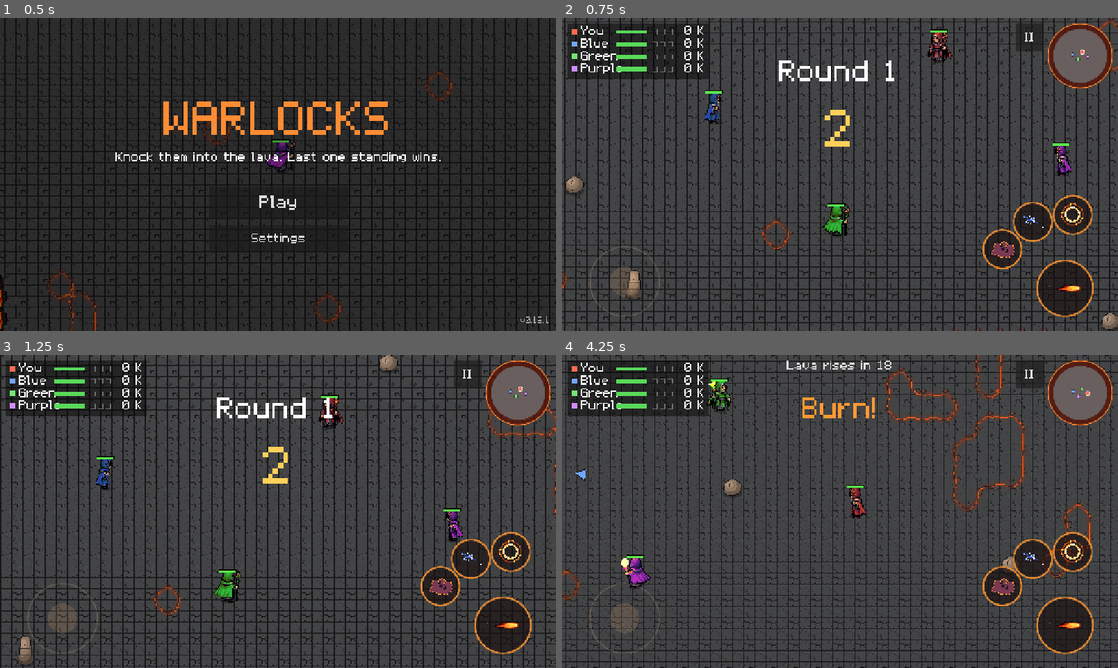
Above: before the commit, frames 1-4 (two rows, left to right).
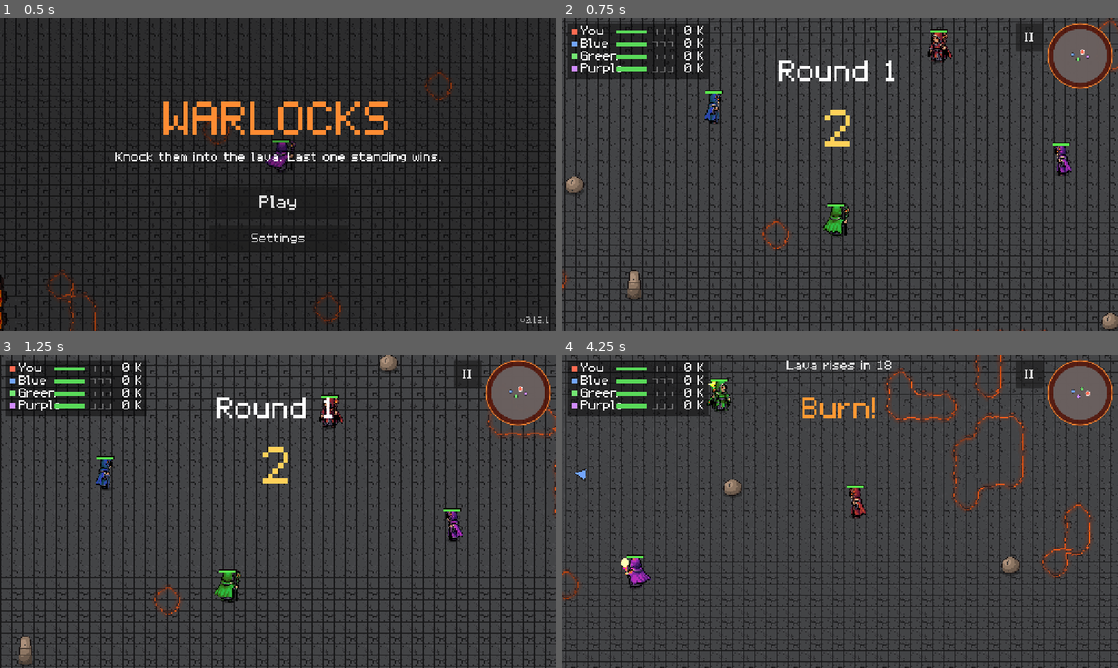
Above: after the commit, the same moments.

Repository: MariosToump/warlocks_on_android
Game: Godot game, scene res://scenes/game.tscn
Two runs of this game, one before a commit and one after it. Both use one fixed random seed, a clock stepped at 60 frames per second and the inputs below.
Inputs (mouse positions are in pixels of both pictures, inside the frame that each line leads up to):
- Up to frame 1 (0.5 s): no input
- Up to frame 2 (0.75 s): click "Play" at 0.5 s
- Up to frame 3 (1.25 s): no input
- Up to frame 4 (4.25 s): click "II" at 1.25 s; click "Restart match" at 2 s; tap Enter at 2.75 s; move the mouse to (962, 495) at 2.77 s; hold D (move_right) 2.78-3.5 s; hold A (attack) 2.78-3.5 s; click (962, 495) at 2.92 s; tap Space at 3.5 s; drag from (728, 527) to (812, 574) at 3.52 s

Frame 1 is identical in both runs. In frame 2, 3.4% of the frame differs, in the area x 5-96%, y 56-96%; in frame 3, 3.5%; in frame 4, 3.7%.

Commit message:
PC: Platform helper, touch layer off on PC
Co-Authored-By: Claude Opus 5.5 <noreply@anthropic.com>

Diff:
--- a/scripts/game.gd
+++ b/scripts/game.gd
@@ -118,9 +118,14 @@
 var _title_watch_left := 0.0
 var _player_layer := 0
 var _player_mask := 0
+## False on PC (keyboard + mouse): the touch layer is off (Platform.touch()).
+var touch_mode := true
 
 
 func _ready() -> void:
+	Platform.apply()
+	touch_mode = Platform.touch()
+	touch.enabled = touch_mode
 	if apply_settings:
 		GameSettings.ensure_loaded()
 		follow_zoom = GameSettings.zoom_value()
@@ -261,7 +266,7 @@
 ## Play: the player joins, a new match starts.
 func start_from_title() -> void:
 	title_menu.visible = false
-	touch.visible = true
+	touch.visible = touch_mode
 	_park_player(false)
 	round_hud.visible = true
 	minimap.visible = true
--- /dev/null
+++ b/scripts/platform.gd
@@ -0,0 +1,20 @@
+class_name Platform
+extends RefCounted
+## Touch (phone) or PC (keyboard + mouse), decided once for the whole game.
+## PC unless running on a phone; `--touch` after `--` on the command line
+## forces the touch layer on a desktop (testing). Tests set `forced`.
+
+enum Mode { AUTO, TOUCH, PC }
+
+static var forced := Mode.AUTO
+
+
+static func touch() -> bool:
+	if forced != Mode.AUTO:
+		return forced == Mode.TOUCH
+	return OS.has_feature("mobile") or "--touch" in OS.get_cmdline_user_args()
+
+
+## On PC the mouse must not pretend to be a finger.
+static func apply() -> void:
+	Input.emulate_touch_from_mouse = touch()
--- a/scripts/touch_controls.gd
+++ b/scripts/touch_controls.gd
@@ -52,6 +52,13 @@
 ## True between rounds (countdown, results): no moving or casting, and
 ## new touches pass through to the HUD (e.g. the Play again button).
 var locked := false
+## False on PC: no touch input, nothing drawn, hidden (game.gd sets it).
+var enabled := true:
+	set(v):
+		enabled = v
+		if not v:
+			visible = false
+			release_all()
 ## Touchpad movement instead of the joystick (GameSettings.move_mode).
 var touchpad := false
 ## While the player is a ghost: the attack button haunts, spells are hidden.
@@ -126,7 +133,7 @@
 # --- input ------------------------------------------------------------------
 
 func _input(event: InputEvent) -> void:
-	if wizard == null:
+	if wizard == null or not enabled:
 		return
 	if event is InputEventScreenTouch:
 		var t := event as InputEventScreenTouch
@@ -390,7 +397,7 @@
 
 
 func _draw() -> void:
-	if wizard == null:
+	if wizard == null or not enabled:
 		return
 	# Joystick (a faint hint where it usually sits when not touched).
 	if touchpad:
--- a/tools/test_ai.gd
+++ b/tools/test_ai.gd
@@ -26,6 +26,7 @@
 
 
 func _init() -> void:
+	Platform.forced = Platform.Mode.TOUCH # touch-layer test
 	game = load("res://scenes/game.tscn").instantiate()
 	game.bot_ai = false
 	game.shrink_arena = false
--- a/tools/test_arena.gd
+++ b/tools/test_arena.gd
@@ -9,6 +9,7 @@
 
 
 func _init() -> void:
+	Platform.forced = Platform.Mode.TOUCH # touch-layer test
 	game = load("res://scenes/game.tscn").instantiate()
 	game.bot_ai = false
 	game.shrink_arena = false
--- a/tools/test_dark_mirror.gd
+++ b/tools/test_dark_mirror.gd
@@ -18,6 +18,7 @@
 
 
 func _init() -> void:
+	Platform.forced = Platform.Mode.TOUCH # touch-layer test
 	game = load("res://scenes/game.tscn").instantiate()
 	game.bot_ai = false
 	game.shrink_arena = false
--- a/tools/test_ghost.gd
+++ b/tools/test_ghost.gd
@@ -14,6 +14,7 @@
 
 
 func _init() -> void:
+	Platform.forced = Platform.Mode.TOUCH # touch-layer test
 	game = load("res://scenes/game.tscn").instantiate()
 	game.bot_ai = false
 	game.apply_settings = false
--- a/tools/test_hud_v07.gd
+++ b/tools/test_hud_v07.gd
@@ -13,6 +13,7 @@
 
 
 func _init() -> void:
+	Platform.forced = Platform.Mode.TOUCH # touch-layer test
 	game = load("res://scenes/game.tscn").instantiate()
 	game.bot_ai = false
 	game.shrink_arena = false
--- a/tools/test_new_spells.gd
+++ b/tools/test_new_spells.gd
@@ -22,6 +22,7 @@
 
 
 func _init() -> void:
+	Platform.forced = Platform.Mode.TOUCH # touch-layer test
 	game = load("res://scenes/game.tscn").instantiate()
 	game.bot_ai = false
 	game.shrink_arena = false
--- /dev/null
+++ b/tools/test_pc.gd
@@ -0,0 +1,55 @@
+extends SceneTree
+## PC build (2026-11-28): no touch layer, keyboard + mouse, the WC3-style bar.
+##   godot --path . -s tools/test_pc.gd   (windowed: the bar layout needs a window)
+
+var game: Node
+var player: Wizard
+var failures := 0
+
+
+func _init() -> void:
+	Platform.forced = Platform.Mode.PC
+	game = load("res://scenes/game.tscn").instantiate()
+	game.bot_ai = false
+	game.apply_settings = false
+	game.title_screen = false
+	game.shrink_arena = false
+	game.countdown_time = 0.3
+	game.round_over_time = 0.3
+	game.shop_time = 0.02
+	game.spectate_delay = 0.3
+	root.add_child(game)
+	_run.call_deferred()
+
+
+func _run() -> void:
+	await _frames(3)
+	player = game.player
+	print("PC mode")
+	_check(game.touch_mode == false, "touch_mode off")
+	_check(game.touch.enabled == false, "touch layer disabled")
+	_check(game.touch.visible == false, "touch layer hidden")
+	_check(Input.emulate_touch_from_mouse == false, "mouse does not emulate touch")
+	await _seconds(1.0)
+	_check(game.touch.visible == false, "touch layer still hidden in the round")
+	_finish()
+
+
+func _finish() -> void:
+	print("TEST PASSED" if failures == 0 else "TEST FAILED (%d)" % failures)
+	quit(1 if failures else 0)
+
+
+func _check(ok: bool, what: String) -> void:
+	print(("  ok   " if ok else "  FAIL ") + what)
+	if not ok:
+		failures += 1
+
+
+func _frames(n: int) -> void:
+	for i in n:
+		await physics_frame
+
+
+func _seconds(s: float) -> void:
+	await create_timer(s).timeout
--- a/tools/test_rounds.gd
+++ b/tools/test_rounds.gd
@@ -12,6 +12,7 @@
 
 
 func _init() -> void:
+	Platform.forced = Platform.Mode.TOUCH # touch-layer test
 	game = load("res://scenes/game.tscn").instantiate()
 	game.bot_ai = false
 	game.apply_settings = false
--- a/tools/test_shop_layout.gd
+++ b/tools/test_shop_layout.gd
@@ -10,6 +10,7 @@
 
 
 func _init() -> void:
+	Platform.forced = Platform.Mode.TOUCH # touch-layer test
 	game = load("res://scenes/game.tscn").instantiate()
 	game.bot_ai = false
 	game.shrink_arena = false
--- a/tools/test_title.gd
+++ b/tools/test_title.gd
@@ -11,6 +11,7 @@
 
 
 func _init() -> void:
+	Platform.forced = Platform.Mode.TOUCH # touch-layer test
 	game = load("res://scenes/game.tscn").instantiate()
 	game.apply_settings = false
 	root.add_child(game)
--- a/tools/test_touch.gd
+++ b/tools/test_touch.gd
@@ -10,6 +10,7 @@
 
 
 func _init() -> void:
+	Platform.forced = Platform.Mode.TOUCH # touch-layer test
 	var args := OS.get_cmdline_user_args()
 	out_dir = args[0] if args.size() > 0 else ""
 	game = load("res://scenes/game.tscn").instantiate()
Not shown, added: scripts/platform.gd.uid
Not shown, added: tools/test_pc.gd.uid
